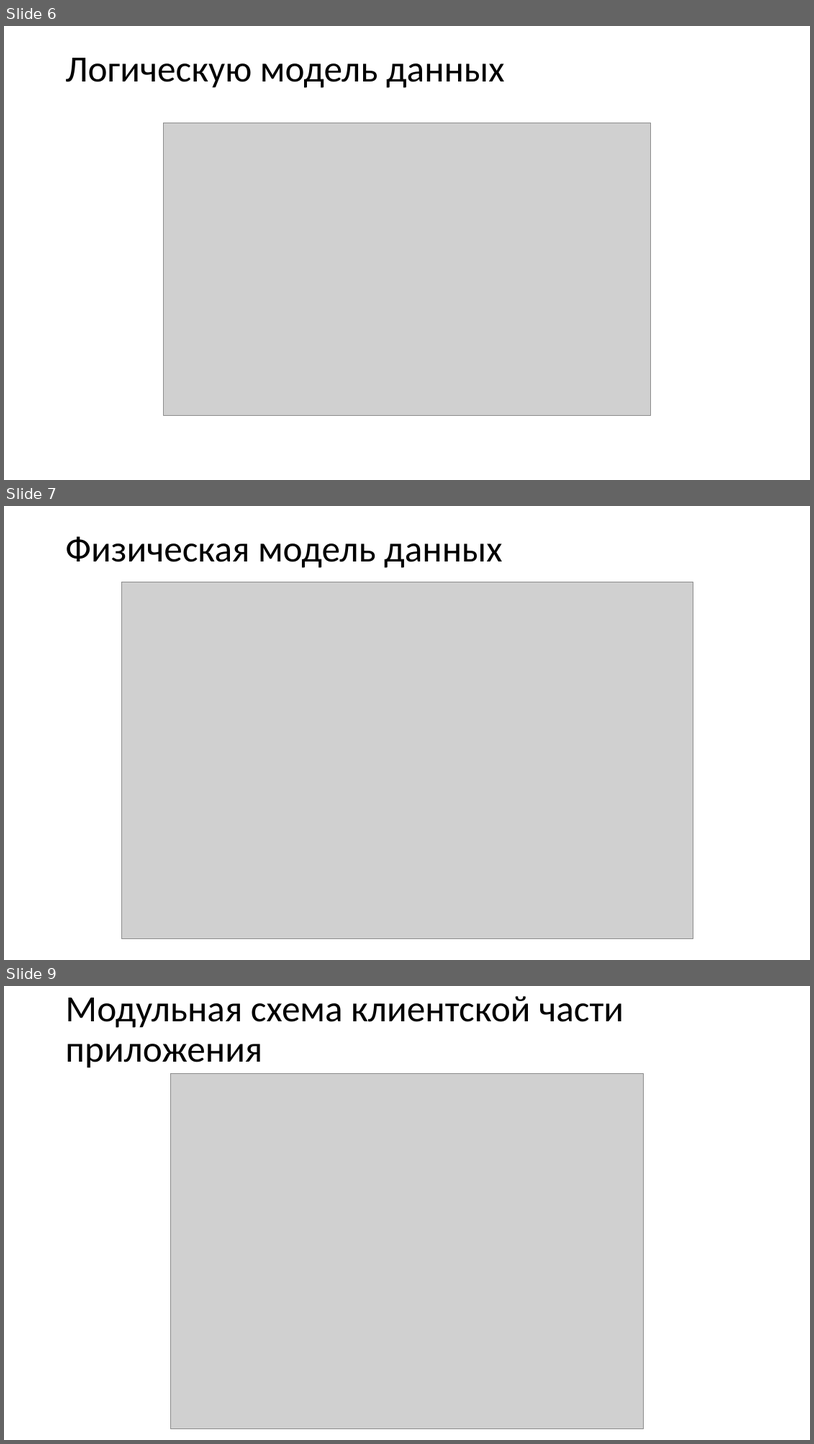
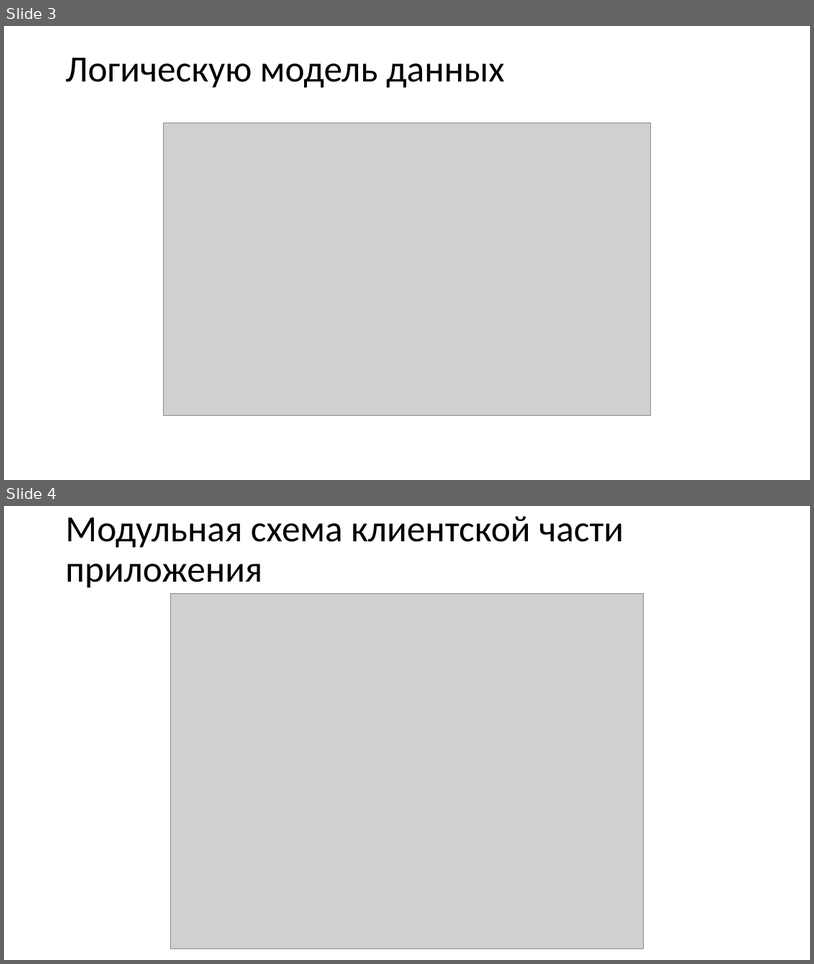
Before and after one commit to 1NiKuz1/Cinema, a slide deck: Материалы/Презентация к курсовому проекту.pptx. Shown one above the other, each under a label of ours: slides 6, 7 and 9 before the commit, slides 3 and 4 after it; the slides between them are not shown. The pictures are 814x1444 and 814x964 pixels, drawn with LibreOffice and Linux fonts; fonts in the diff are those of the drawing; grey boxes stand for pictures. Boxes give left, top, right and bottom in pixels: in the first picture for what was removed or moved away, otherwise in the second. Text is boxed around its words. In the diff, an @@ line names an element or a change of style, - is before the commit and + after.

```diff
--- a/Материалы/Презентация к курсовому проекту.pptx
+++ b/Материалы/Презентация к курсовому проекту.pptx
@@ slide 7 removed at bbox=[4, 506, 810, 960], background #FFFFFF @@
@@ title removed at bbox=[65, 536, 502, 568] @@
-Физическая модель данных
@@ picture removed at bbox=[122, 582, 693, 939] @@
@@ what was slide 6 is now slide 3 @@
@@ what was slide 9 is now slide 4 @@
```
Also in this commit, not shown: 10 other slides removed, 9 other files.
